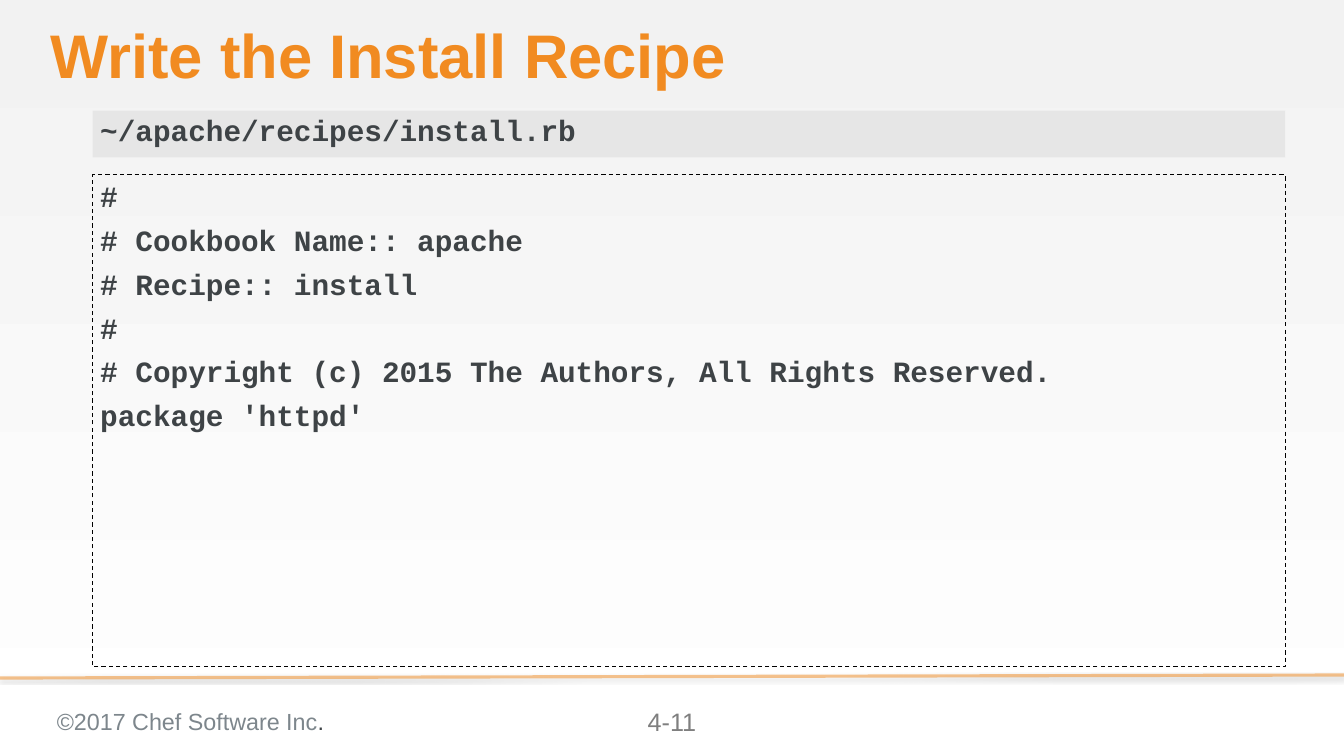
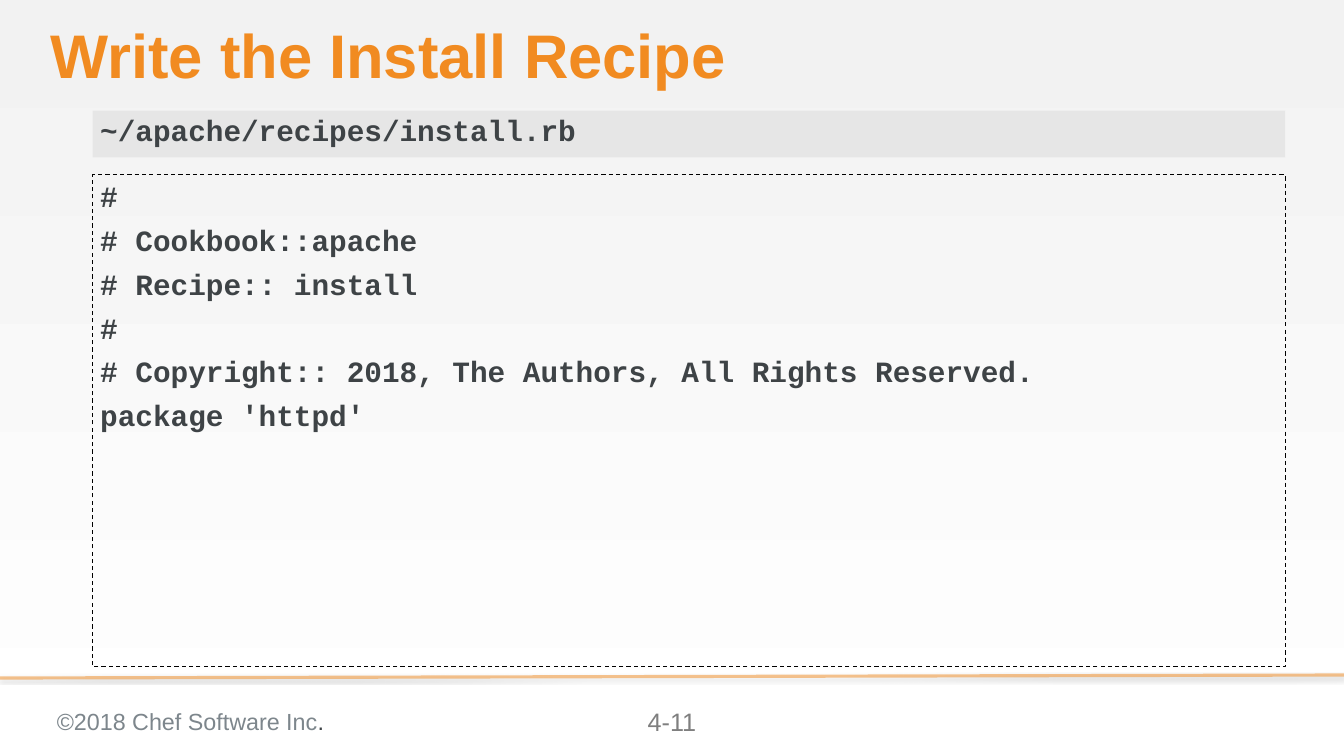
Before and after one commit to anidil18/chef-intermediate, a slide deck: slide 11 of 04-refactoring_cookbooks_with_tests.pptx. Drawn at 1344x756 pixels with LibreOffice and Linux fonts; fonts in the diff are those of the drawing; background and template pictures are left out. Boxes give left, top, right and bottom in pixels: in the first picture for what was removed or moved away, otherwise in the second. Text is boxed around its words. In the diff, an @@ line names an element or a change of style, - is before the commit and + after.

Commit message:
Updates copyright, headers, and output

```diff
--- a/04-refactoring_cookbooks_with_tests.pptx
+++ b/04-refactoring_cookbooks_with_tests.pptx
@@ text at <box>135,230,417,257</box>: text changed @@
-# Cookbook Name:: apache
+# Cookbook::apache
@@ text at <box>135,361,1034,389</box>: text changed @@
-# Copyright (c) 2015 The Authors, All Rights Reserved.
+# Copyright:: 2018, The Authors, All Rights Reserved.
@@ text at <box>57,713,324,730</box>: text changed @@
-©2017 Chef Software Inc.
+©2018 Chef Software Inc.
```
Also in this commit, not shown: 51 other slides changed, 14 other files.
